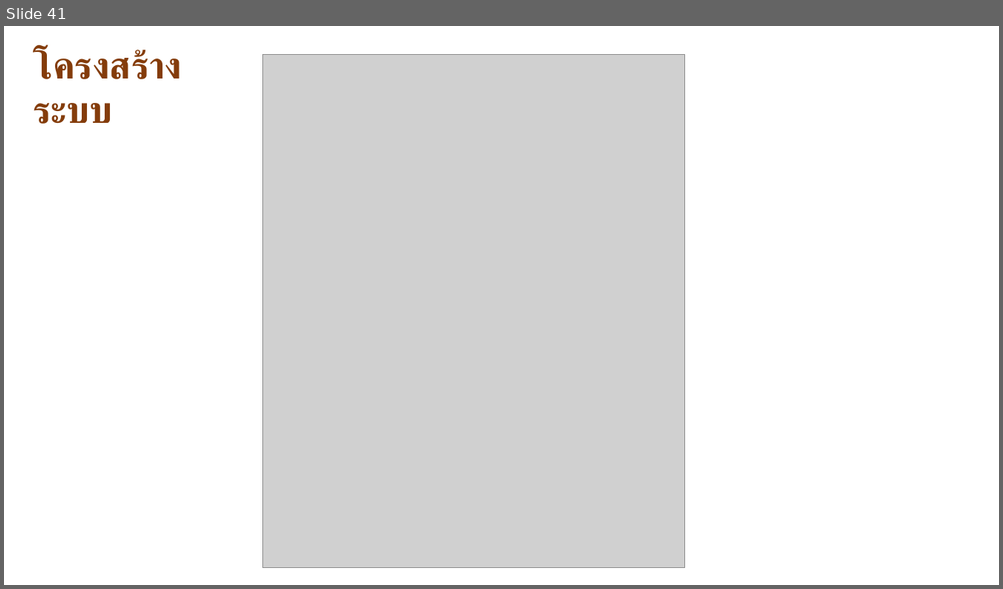
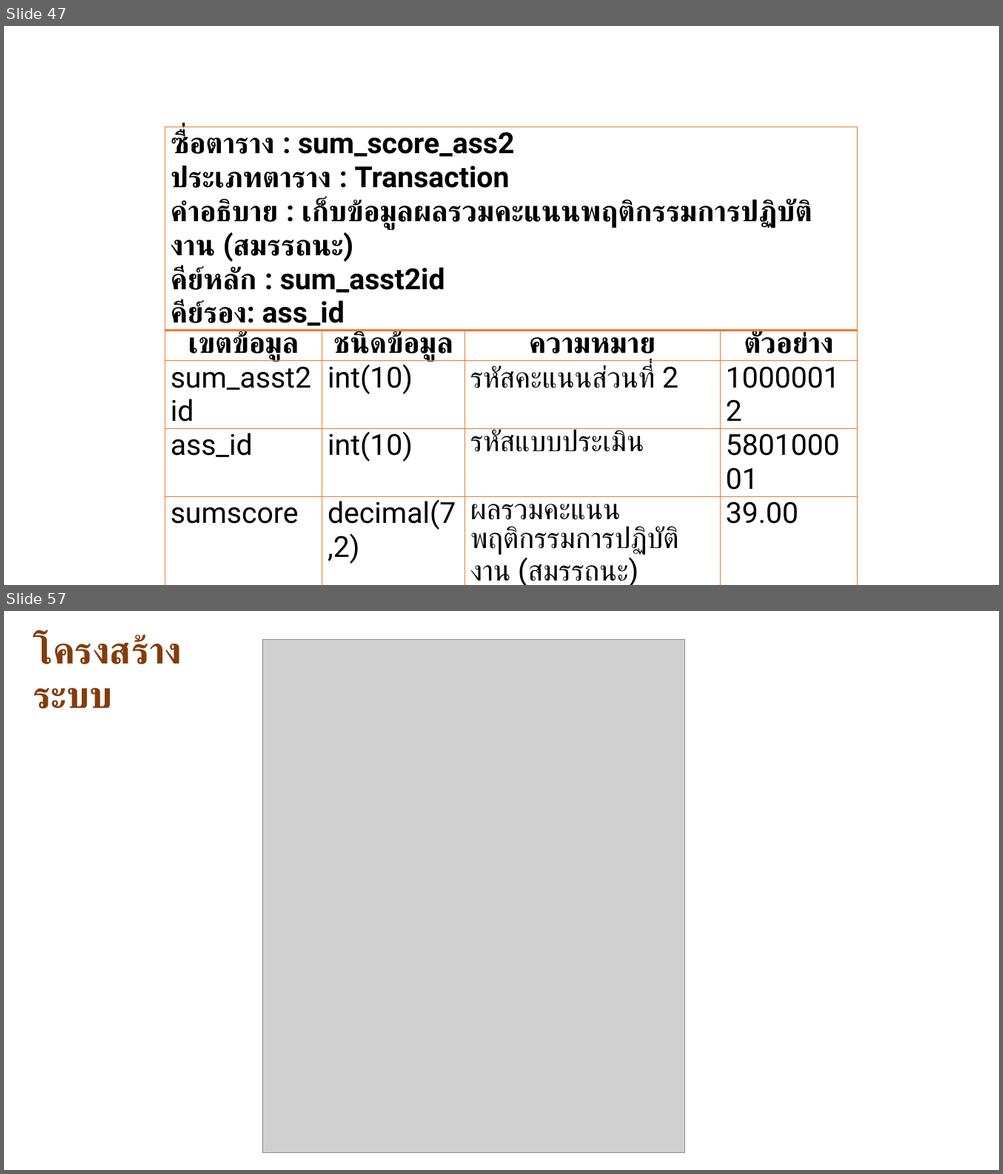
Before and after one commit to goodloveone1/project, a slide deck: data/นำเสนอ P.pptx. Shown one above the other, each under a label of ours: slide 41 before the commit, slides 47 and 57 after it; the slides between them are not shown. The pictures are 1003x589 and 1003x1174 pixels, drawn with LibreOffice and Linux fonts; fonts in the diff are those of the drawing; grey boxes stand for pictures. Boxes give left, top, right and bottom in pixels: in the first picture for what was removed or moved away, otherwise in the second. Text is boxed around its words. In the diff, an @@ line names an element or a change of style, - is before the commit and + after.

```diff
--- a/data/นำเสนอ P.pptx
+++ b/data/นำเสนอ P.pptx
@@ slide 47 added at bbox=[4, 26, 999, 585], background #FFFFFF @@
@@ table added at bbox=[165, 127, 856, 585], 6 rows, 4 columns @@
+ซื่อตาราง : sum_score_ass2 / ประเภทตาราง : Transaction / คำอธิบาย : เก็บข้อมูลผลรวมคะแนนพฤติกรรมการปฏิบัติงาน (สมรรถนะ) / คีย์หลัก : sum_asst2id / คีย์รอง: ass_id |  |  | 
+เขตข้อมูล | ชนิดข้อมูล | ความหมาย | ตัวอย่าง
+sum_asst2id | int(10) | รหัสคะแนนส่วนที่ 2 | 10000012
+ass_id | int(10) | รหัสแบบประเมิน | 580100001
+sumscore | decimal(7,2) | ผลรวมคะแนนพฤติกรรมการปฏิบัติงาน (สมรรถนะ) | 39.00
+sum_asst2 | decimal(7,2) | สรุปคะแนนส่วนพฤติกรรมการปฏิบัติงาน (สมรรถนะ) | 0.87
@@ what was slide 41 is now slide 57 @@
```
Also in this commit, not shown: 1 slide changed, 15 other slides added, 1 other file.
